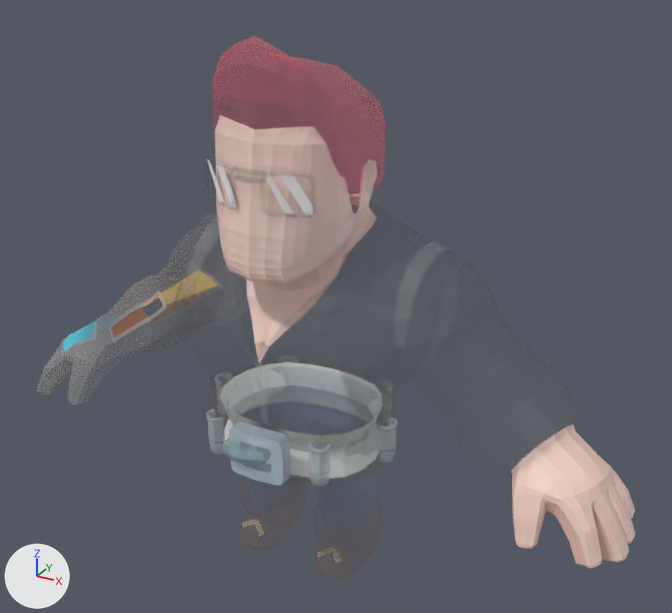
Two versions of the FBX model Assets/Art/Models/Characters/MainCharacter.fbx, one commit apart.
One viewpoint serves both versions: a 50 mm lens placed at (1.67, -2.76, 2.52), pointed at (0.1, 0.1, 1.09). The axes (+X, +Y, +Z) are drawn at lower left. The lights are the same throughout. Where no turn or scale is listed for an object, it has been applied to the vertices. Vertices at the same position are counted once.

Objects in the first picture: 'MC_body'.
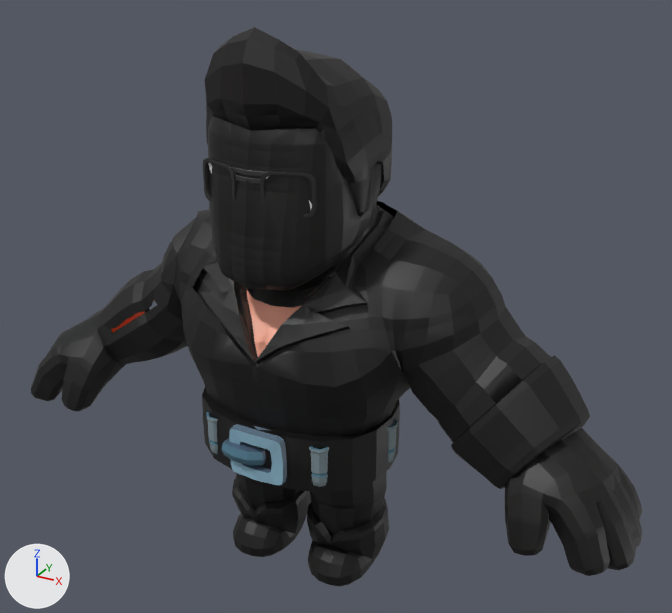
Commit message: add outline in main character

Changed parts and their boxes (x1, y1, x2, y2) in the pictures (672 x 613 px):
'MC_body', surface changed, reshaped
    before: (63, 115, 635, 568)
    after: (31, 27, 643, 586)
part 1 of me_legsgeo_mesh_002, added (black)
    after: (161, 201, 643, 576)
part 2 of me_legsgeo_mesh_002, added (black)
    after: (205, 27, 392, 308)
part 3 of me_legsgeo_mesh_002, added (black)
    after: (31, 241, 188, 412)
part 4 of me_legsgeo_mesh_002, added (black)
    after: (236, 472, 387, 537)
part 5 of me_legsgeo_mesh_002, added (black)
    after: (307, 498, 390, 586)
part 6 of me_legsgeo_mesh_002, added (black)
    after: (232, 476, 311, 557)
part 7 of me_legsgeo_mesh_002, added (black)
    after: (202, 387, 400, 493)
part 8 of me_legsgeo_mesh_002, recoloured
    before: (63, 115, 635, 568)
    after: (110, 158, 398, 487)

The edits, one by one:
Picture 'lit_atlas.png' (img_lit_atlas_png) is now built by load_image('lit_atlas.png', '../../Texture/lit_atlas.png', 1024, 1024, 'sRGB') instead of load_image('lit_atlas.png', '../../Texture/lit_atlas.png', 1024, 1024, 'Non-Color').
Picture 'lit_atlas_outline.png' (img_lit_atlas_outline_png) is new.
Material 'Toon_Material_outline' (mat_toon_material_outline) is new.
Its texture is img_lit_atlas_outline_png.
Material 'Toon_Material' (mat_toon_material) is new.
Its texture is img_lit_atlas_png.
me_legsgeo_mesh_002 is used by ob_mc_body; location (0.0, 0.0, 0.0).
me_legsgeo_mesh_002 had 4321 vertices, 4192 faces and spanned x -1.31..1.31, y -0.37..0.42, z 0.0..2.13.
me_legsgeo_mesh_002 now has 7494 vertices, 7339 faces and spans x -1.33..1.33, y -0.37..0.44, z -0.02..2.15.
me_legsgeo_mesh_002 part 1: a new loose piece of 1069 vertices spanning x -0.59..1.33, y -0.33..0.44, z 0.46..1.47, in mat_toon_material_outline (picture img_lit_atlas_outline_png).
me_legsgeo_mesh_002 part 2: a new loose piece of 636 vertices spanning x -0.31..0.3, y -0.36..0.34, z 1.19..2.15, in mat_toon_material_outline (picture img_lit_atlas_outline_png).
me_legsgeo_mesh_002 part 3: a new loose piece of 586 vertices spanning x -1.33..-0.41, y -0.27..0.37, z 0.46..1.36, in mat_toon_material_outline (picture img_lit_atlas_outline_png).
me_legsgeo_mesh_002 part 4: a new loose piece of 316 vertices spanning x -0.34..0.34, y -0.23..0.26, z 0.15..0.72, in mat_toon_material_outline (picture img_lit_atlas_outline_png).
me_legsgeo_mesh_002 part 5: a new loose piece of 223 vertices spanning x 0.02..0.35, y -0.17..0.22, z -0.02..0.27, in mat_toon_material_outline (picture img_lit_atlas_outline_png).
me_legsgeo_mesh_002 part 6: a new loose piece of 223 vertices spanning x -0.35..-0.02, y -0.17..0.22, z -0.02..0.27, in mat_toon_material_outline (picture img_lit_atlas_outline_png).
me_legsgeo_mesh_002 part 7: a new loose piece of 120 vertices spanning x -0.4..0.4, y -0.32..0.34, z 0.51..0.74, in mat_toon_material_outline (picture img_lit_atlas_outline_png).
me_legsgeo_mesh_002 part 8: 4192 faces spanning x -1.31..1.31, y -0.37..0.42, z 0.0..2.13 switch from mat_toon_material_001 to mat_toon_material (picture img_lit_atlas_png).
me_legsgeo_mesh_002 now uses material mat_toon_material_outline (picture img_lit_atlas_outline_png).
